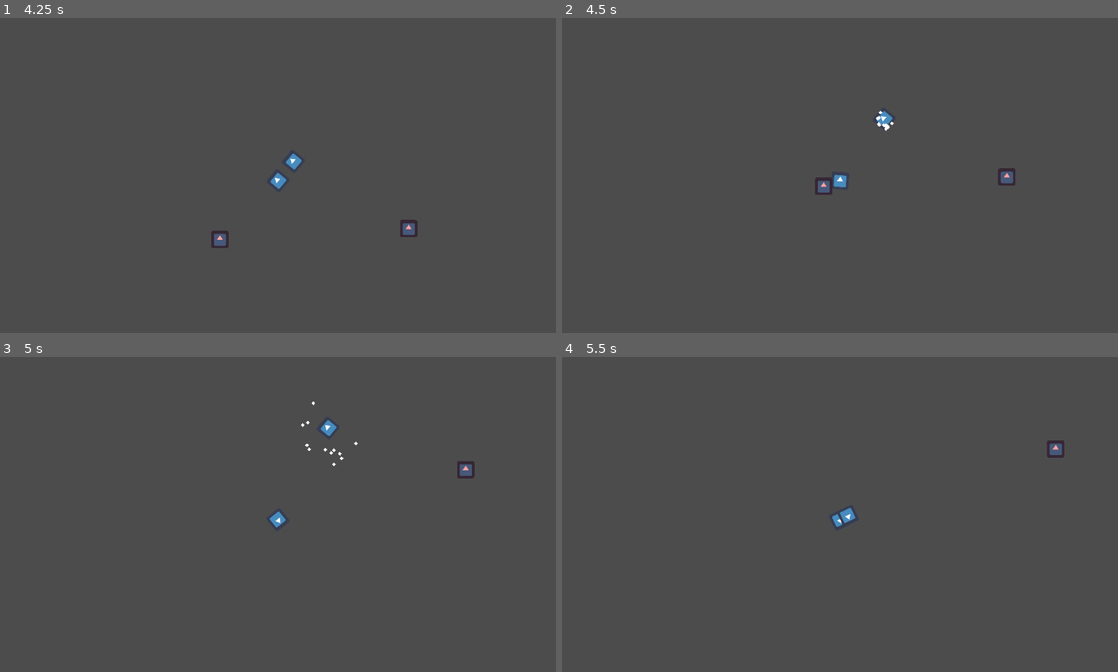
Above: before the commit, frames 1-4 (two rows, left to right).
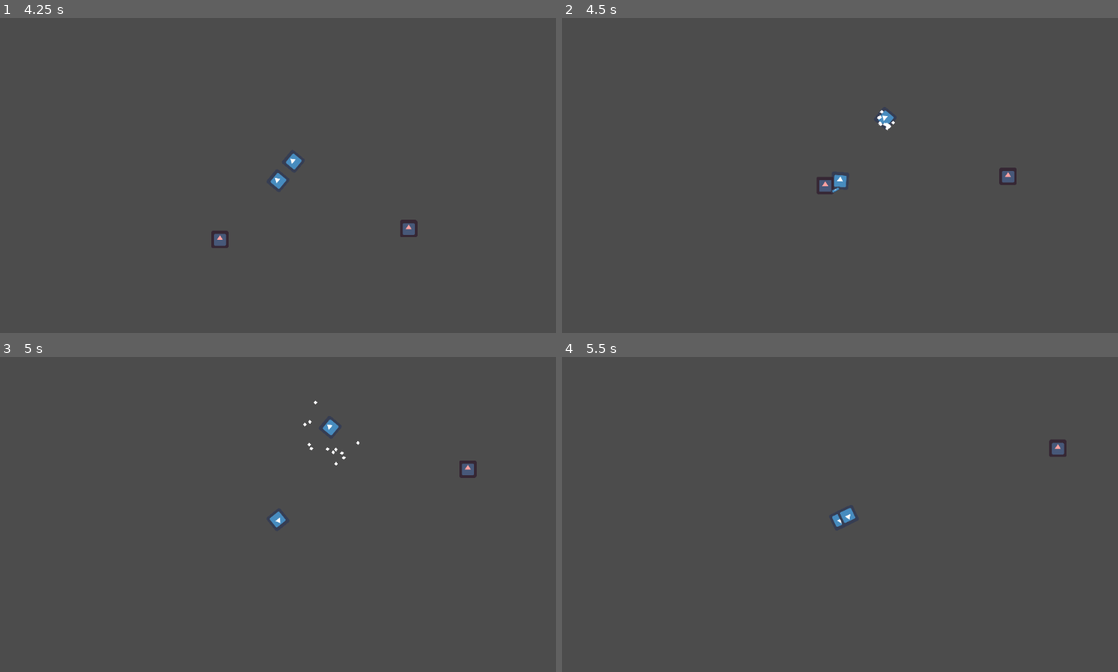
Above: after the commit, the same moments.

Repository: adrianriverof/juego-viaje
Game: Godot game, scene res://level.tscn
Same seed, same stepped clock (60 frames per second), same inputs: the game is played once before the commit and once after it. The engine's default icon, where the game draws it, is replaced by a stand-in: a white triangle on a blue panel in a dark square.
Inputs:
- Up to frame 1 (4.25 s): hold A (p1mine) 0.53-1.28 s; hold Up (p1up) 0.53-2.03 s; tap S (p1shoot) at 1.35, 2.85 s; hold A (p1mine) 2.03-2.78 s; hold Left (p1left) 2.03-3.53 s; hold Down (p1down) from 3.53 s (still down); hold A (p1mine) from 3.53 s (still down)
- Up to frame 2 (4.5 s): release Down (p1down) at 4.28 s; release A (p1mine) at 4.28 s; hold Right (p1right) from 4.28 s (still down); tap S (p1shoot) at 4.35 s
- Up to frame 3 (5 s): keep holding Right (p1right)
- Up to frame 4 (5.5 s): release Right (p1right) at 5.03 s; hold Up (p1up) from 5.03 s (still down); hold A (p1mine) from 5.03 s (still down)

Frame 1 is identical in both runs. In frame 2, 0.2% of the frame differs, in the area x 45-82%, y 29-57%; in frame 3, 0.3%, in the area x 54-86%, y 13-39%; in frame 4, 0.1%.

Commit message:
daño al jugador

Diff:
--- a/enemy.gd
+++ b/enemy.gd
@@ -7,6 +7,8 @@
 
 var speed = 50
 var life = 3
+
+var damage = 1
 
 
 func _ready():
@@ -41,3 +43,15 @@
 	print("checkeamso")
 	if life <= 0:
 		queue_free()
+
+
+
+
+
+
+
+
+
+func _on_hurtbox_body_entered(body):
+	if body.is_in_group("player"):
+		body.take_damage(damage)
--- a/enemy.tscn
+++ b/enemy.tscn
@@ -1,10 +1,13 @@
-[gd_scene load_steps=4 format=2]
+[gd_scene load_steps=5 format=2]
 
 [ext_resource path="res://icon.png" type="Texture" id=1]
 [ext_resource path="res://enemy.gd" type="Script" id=2]
 
 [sub_resource type="CircleShape2D" id=1]
-radius = 34.5905
+radius = 29.8821
+
+[sub_resource type="CircleShape2D" id=2]
+radius = 31.456
 
 [node name="enemy" type="KinematicBody2D" groups=[
 "enemy",
@@ -17,3 +20,10 @@
 
 [node name="CollisionShape2D" type="CollisionShape2D" parent="."]
 shape = SubResource( 1 )
+
+[node name="hurtbox" type="Area2D" parent="."]
+
+[node name="CollisionShape2D" type="CollisionShape2D" parent="hurtbox"]
+shape = SubResource( 2 )
+
+[connection signal="body_entered" from="hurtbox" to="." method="_on_hurtbox_body_entered"]
--- a/mine.gd
+++ b/mine.gd
@@ -11,6 +11,8 @@
 var parent_velocity = Vector2.ZERO
 var inertia = Vector2(0,0)
 var velocity = Vector2(0,0)
+
+var damage = 100
 
 
 func _ready():
@@ -68,7 +70,7 @@
 
 
 	if body.is_in_group("enemy"):
-		body.take_damage(1000)
+		body.take_damage(damage)
 
 	if body.is_in_group("player"):
 		body.velocity += (body.position - position).normalized() * (2000) * (-distancia + explosion_radius)/explosion_radius
--- a/player.gd
+++ b/player.gd
@@ -121,3 +121,9 @@
 
 func giro_inputs():
 	cantidad_giro = int(Input.is_action_pressed("p1right")) - int(Input.is_action_pressed("p1left"))
+
+
+func take_damage(damage):
+	life -= damage
+
+	print("Dañado........")
Not shown, changed: todo.txt
